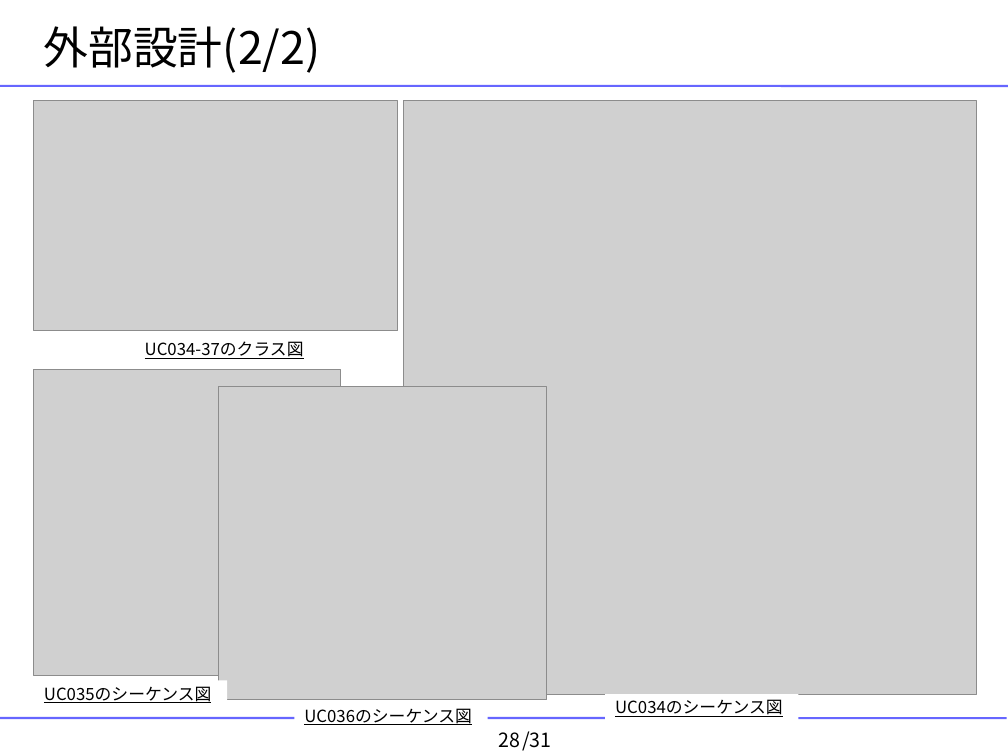
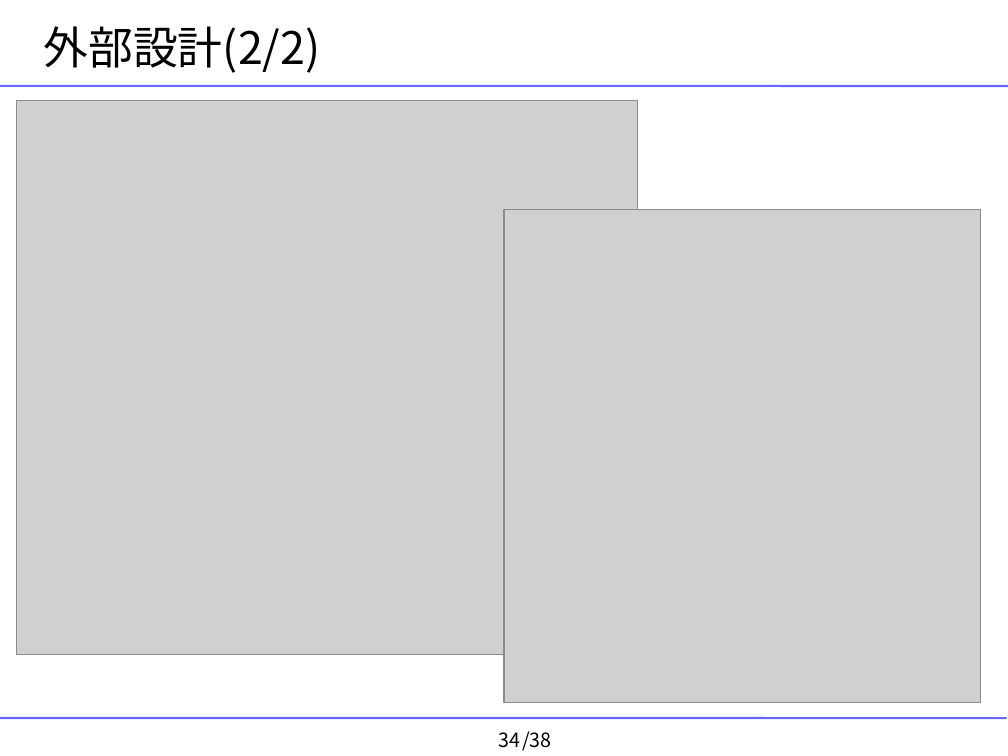
Before and after one commit to YixiaoLi/tlv4mc, a slide deck: slide 34 of doc/masterThesis/2008/goto/goto-thesis-slide.ppt (slide 28 before the commit). Drawn at 1008x756 pixels with LibreOffice and Linux fonts; fonts in the diff are those of the drawing; grey boxes stand for pictures; background and template pictures are left out. Boxes give left, top, right and bottom in pixels: in the first picture for what was removed or moved away, otherwise in the second. Text is boxed around its words. In the diff, an @@ line names an element or a change of style, - is before the commit and + after.

```diff
--- a/doc/masterThesis/2008/goto/goto-thesis-slide.ppt
+++ b/doc/masterThesis/2008/goto/goto-thesis-slide.ppt
@@ picture: place and size @@
-picture at box(33, 101, 397, 331)
+picture at box(17, 101, 638, 654)
@@ picture: place and size @@
-picture at box(403, 101, 977, 695)
+picture at box(504, 210, 981, 703)
@@ text removed at box(145, 341, 304, 359) @@
-UC034-37のクラス図
@@ picture removed at box(33, 370, 341, 676) @@
@@ picture removed at box(219, 386, 547, 700) @@
@@ text removed at box(44, 686, 212, 703) @@
-UC035のシーケンス図
@@ rectangle removed at box(294, 703, 488, 731) @@
-UC036のシーケンス図
@@ rectangle removed at box(605, 695, 798, 723) @@
-UC034のシーケンス図
@@ page number at box(499, 732, 521, 748): text changed @@
-28
+34
@@ text at box(522, 731, 551, 751): text changed @@
-/31
+/38
```
Also in this commit, not shown: 20 other slides changed, 18 slides added, 11 slides removed, 19 other files.
